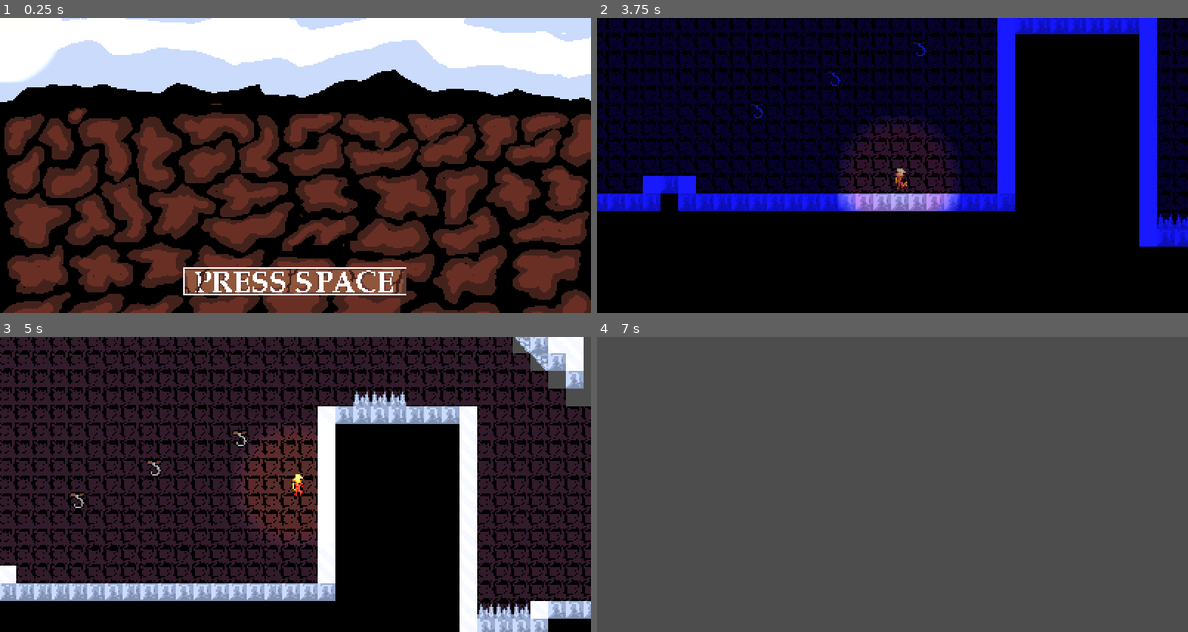
Above: before the commit, frames 1-4 (two rows, left to right).
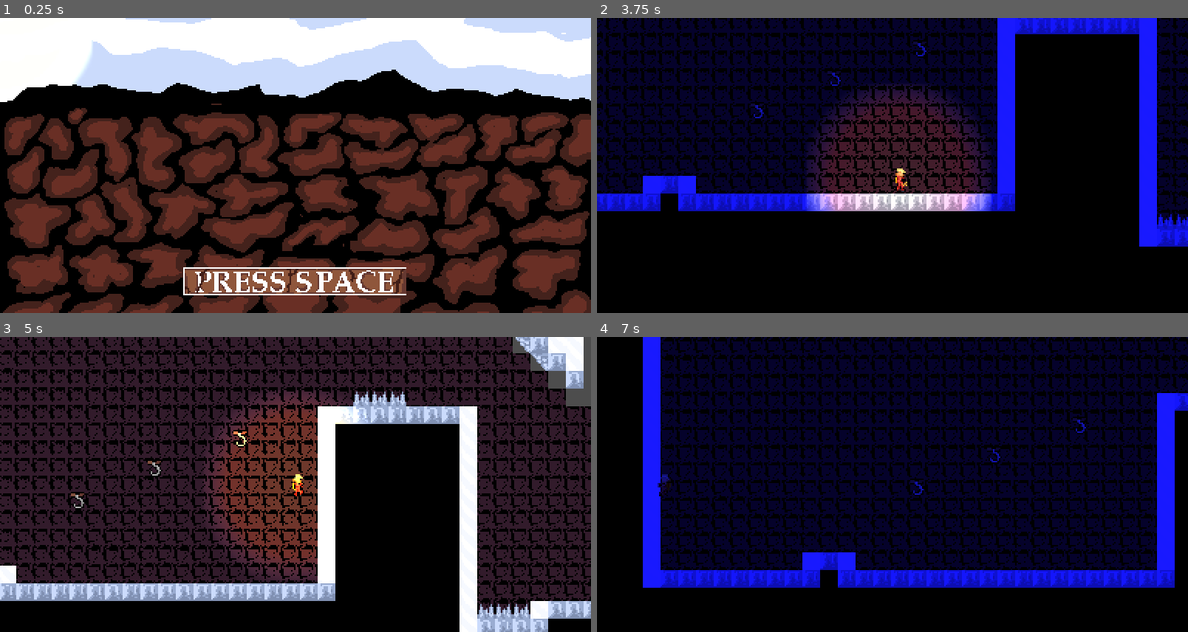
Above: after the commit, the same moments.

Repository: Mohamedyk10/inoxxtag-unclimb
Game: Godot game, scene res://main.tscn
Same seed, same stepped clock (60 frames per second), same inputs: the game is played once before the commit and once after it.
Inputs:
- Up to frame 1 (0.25 s): no input
- Up to frame 2 (3.75 s): tap Enter at 0.5 s; hold Shift (HOLD) 0.53-1.28 s; hold Right (RIGHT) 0.53-2.03 s; tap Space (JUMP) at 0.77, 0.8, 1.07, 1.35, 1.52, 1.82, 3.02, 3.32 s; tap Shift (HOLD) at 1.55, 2.85 s; hold Left (LEFT) 2.03-2.78 s; hold Space (JUMP) 2.03-2.78 s; tap G (GRAPPLING_HOOK) at 2.1 s; hold Right (RIGHT) from 2.78 s (still down); hold Space (JUMP) from 3.53 s (still down); tap E (USE_LANTERN) at 3.6 s
- Up to frame 3 (5 s): tap Escape (RESET) at 4.15 s; release Right (RIGHT) at 4.28 s; release Space (JUMP) at 4.28 s; hold Left (LEFT) from 4.28 s (still down); tap Shift (HOLD) at 4.35 s; tap Space (JUMP) at 4.52, 4.82 s
- Up to frame 4 (7 s): tap Escape (RESET) at 5 s; release Left (LEFT) at 5.03 s; hold Right (RIGHT) 5.03-5.78 s; hold Space (JUMP) 5.03-5.78 s; hold Left (LEFT) from 5.78 s (still down); tap G (GRAPPLING_HOOK) at 5.85 s; tap Space (JUMP) at 6.02, 6.32, 6.77, 6.8 s; tap Shift (HOLD) at 6.05 s; hold Shift (HOLD) from 6.53 s (still down)

The runs differ from the first frame. In frame 1, 1.3% of the frame differs, in the area x 0-16%, y 0-29%; in frame 2, 5.8%; in frame 3, 4.6%; in frame 4, 100%, in the area x 0-100%, y 0-100%.

Commit message:
Fix jumps (?)

Diff:
--- a/inoxtag-unclimb/player.gd
+++ b/inoxtag-unclimb/player.gd
@@ -75,11 +75,10 @@
 
 
 func _process(delta) -> void:
-
+	if not game_started:
+		return
 	if Input.is_action_pressed("RESET"):
 		game_over()
-		return
-	if not game_started:
 		return
 
 	if global_position[1] < highest_point:
@@ -88,7 +87,7 @@
 		print("Chute: ", (global_position[1] - highest_point) / 48)
 		if global_position[1] - highest_point > MAX_HEIGHT:
 			game_over()
-	if is_on_floor() or (is_on_wall() and Input.is_action_pressed("HOLD")) or zip_line_coefs != null:
+	if is_on_floor() or (is_on_wall() and Input.is_action_pressed("HOLD")) or zip_line_coefs != null or uses_grappling_hook:
 		highest_point = global_position[1]
 
 	if Input.is_action_just_pressed("USE_LANTERN"):
@@ -192,6 +191,10 @@
 				vertical_speed = JUMP_INITIAL_SPEED
 				velocity[1] = vertical_speed
 				animation = "jump"
+				if orientation == "right":
+					velocity[0] -= 1
+				else:
+					velocity[0] += 1
 	else:
 		is_jumping = false
 
--- a/inoxtag-unclimb/player.tscn
+++ b/inoxtag-unclimb/player.tscn
@@ -173,11 +173,12 @@
 [node name="PointLight2D" type="PointLight2D" parent="."]
 position = Vector2(0, 2)
 scale = Vector2(2.61631, 2.70194)
+energy = 1.5
 range_layer_min = -10
 range_layer_max = 10
 range_item_cull_mask = 1023
 texture = SubResource("GradientTexture2D_q13i1")
-texture_scale = 2.0
+texture_scale = 3.0
 
 [node name="PlayerArea2D" type="Area2D" parent="."]
 collision_priority = 2.0
